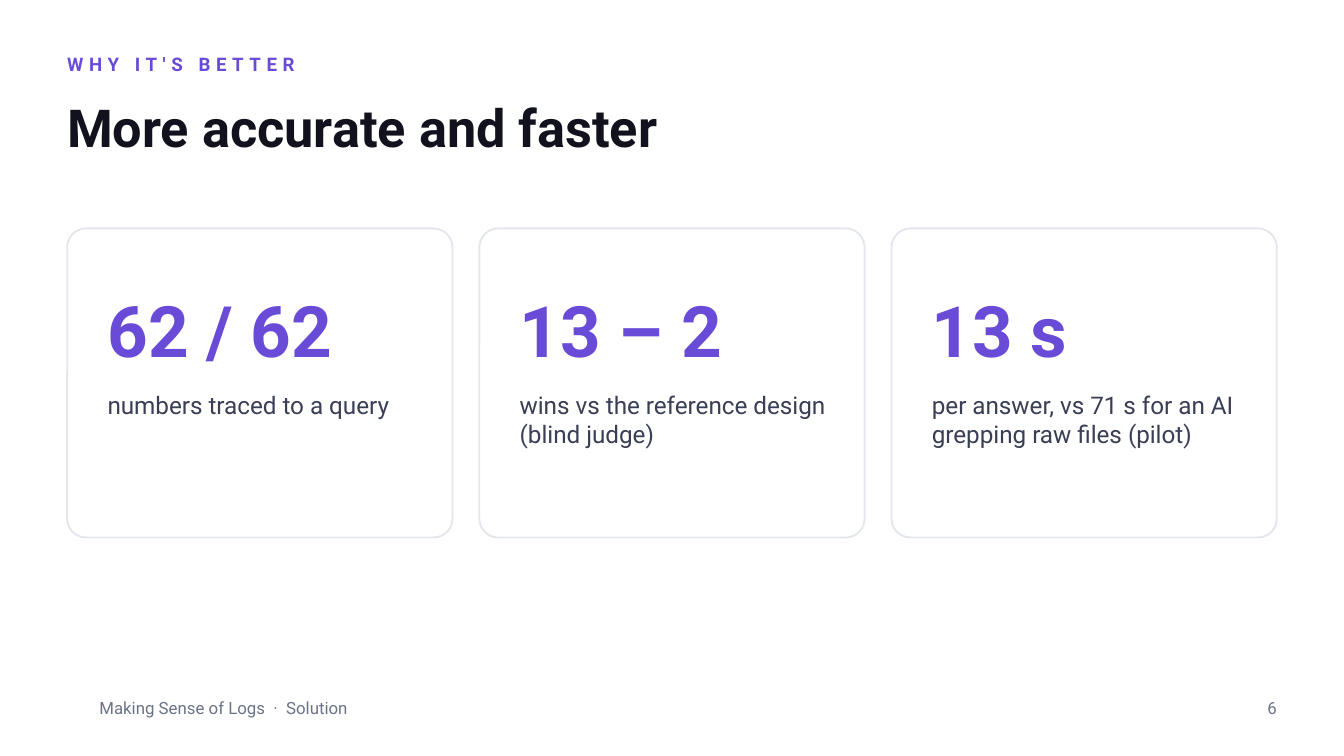
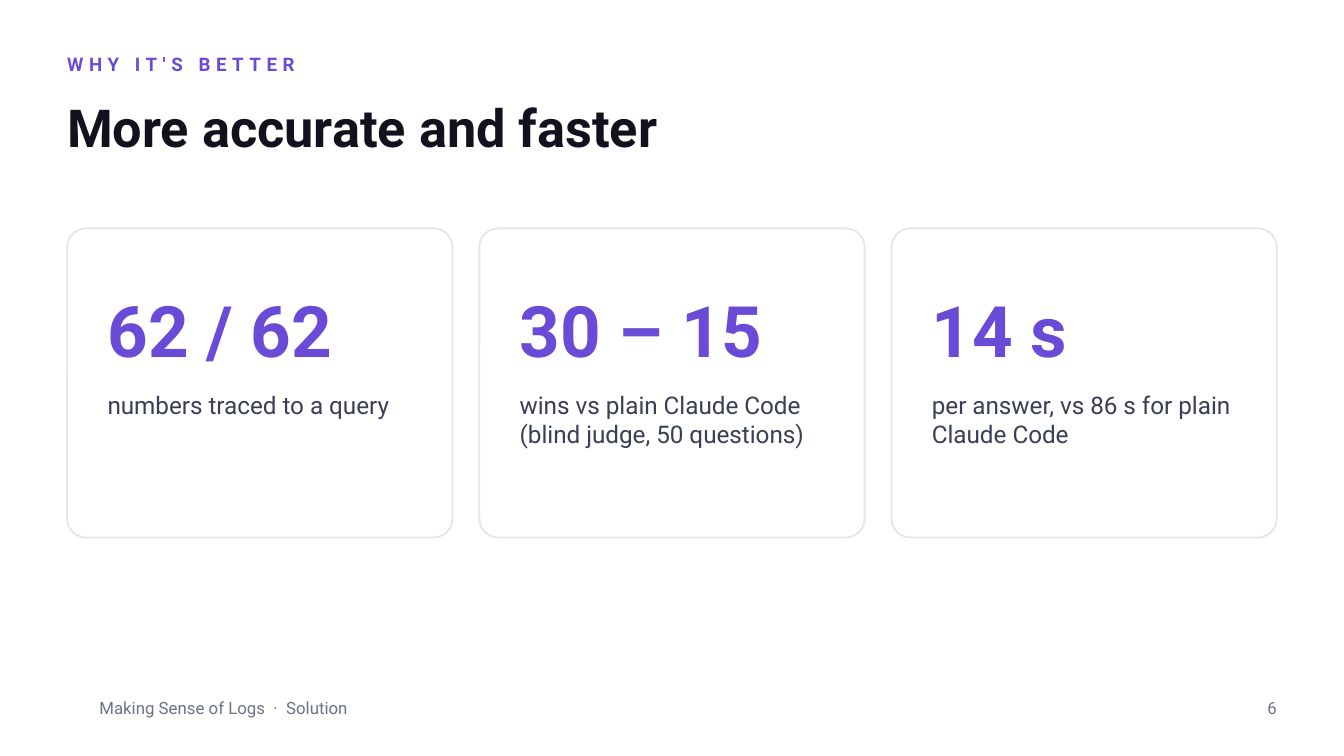
Before and after one commit to aircode610/making-sense-of-logs-schubki-ai-hackathon, a slide deck: slide 6 of docs/slides/making-sense-of-logs.pptx. Drawn at 1344x756 pixels with LibreOffice and Linux fonts; fonts in the diff are those of the drawing; background and template pictures are left out. Boxes give left, top, right and bottom in pixels: in the first picture for what was removed or moved away, otherwise in the second. Text is boxed around its words. In the diff, an @@ line names an element or a change of style, - is before the commit and + after.

```diff
--- a/docs/slides/making-sense-of-logs.pptx
+++ b/docs/slides/making-sense-of-logs.pptx
@@ text at [520,306,762,358]: text changed @@
-13 – 2
+30 – 15
@@ text at [932,306,1067,358]: text changed @@
-13 s
+14 s
@@ text at [520,395,803,449]: text changed @@
-wins vs the reference design (blind judge)
+wins vs plain Claude Code (blind judge, 50 questions)
@@ text at [932,395,1230,444]: text changed @@
-per answer, vs 71 s for an AI grepping raw files (pilot)
+per answer, vs 86 s for plain Claude Code
```
Also in this commit, not shown: 11 other slides changed, 1 slide added, 18 other files.
